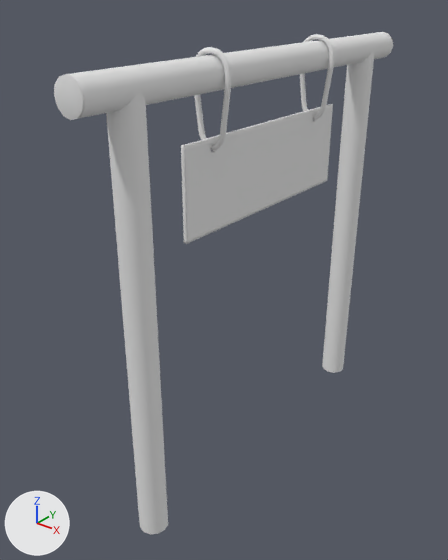
Renders of the OBJ model Assets/Resources/Models/SceneElements/PortalPraia.obj from each side of a commit.
Camera for both pictures: a camera (50 mm lens) standing at (7.03, -10.15, 10.17) and looking at (-0.56, -0.67, 4.29). Every picture has the same lights, and +X, +Y and +Z are marked at lower left. Where no turn or scale is listed for an object, it has been applied to the vertices.

In view in the first picture: 'PortalPraia'.
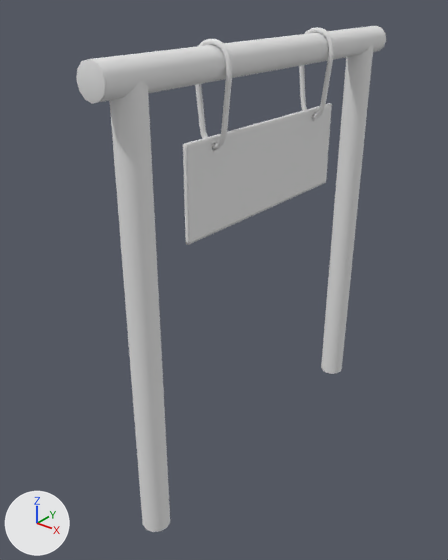
Diff of the bpy script that builds the scene:
```diff
--- a/Assets/Resources/Models/SceneElements/PortalPraia.obj.py
+++ b/Assets/Resources/Models/SceneElements/PortalPraia.obj.py
@@ me_portalpraia @@
 # used by ob_portalpraia; location = (0.0, 0.0, 0.0)
-me_portalpraia.from_pydata(...)  # 1896 vertices, 1872 faces; spans x -0.41..0.42, y -4.73..4.73, z 0.0..9.15
+me_portalpraia.from_pydata(...)  # 1858 vertices, 1834 faces; spans x -0.41..0.41, y -4.33..4.33, z 0.0..9.28
+# me_portalpraia part 1: the loose piece of 62 vertices spanning x -0.3..0.3, y -4.73..4.73, z 8.43..9.03 is scaled about its middle by (0.98, 0.915, 0.98), then moved by (0.0, 0.0, 0.16)
+# me_portalpraia part 2: the loose piece of 370 vertices spanning x -0.04..0.04, y -2.49..2.49, z 5.88..7.65 is rebuilt with 332 vertices and now spans x -0.04..0.04, y -2.44..2.44, z 5.84..7.66
+# me_portalpraia part 3: the loose piece of 60 vertices spanning x -0.3..0.3, y 3.4..4.0, z 0.0..8.73 is rebuilt with 60 vertices and now spans x -0.29..0.3, y 3.33..3.92, z 0.0..8.85
+# me_portalpraia part 4: the loose piece of 60 vertices spanning x -0.3..0.3, y -4.0..-3.4, z 0.0..8.73 is rebuilt with 60 vertices and now spans x -0.29..0.3, y -3.92..-3.33, z 0.0..8.85
+# me_portalpraia part 5: 2 vertices moved within x 0.0..0.26, y 1.69..1.71, z 7.52..9.06; 666 vertices removed from x -0.41..0.42, y 1.66..1.76, z 7.42..9.15; 666 vertices added at x -0.41..0.41, y 1.62..1.73, z 7.43..9.28
+# me_portalpraia part 6: 1 vertex moved within x 0.0, y -1.69, z 7.52; 664 vertices removed from x -0.41..0.42, y -1.76..-1.66, z 7.42..9.15; 664 vertices added at x -0.41..0.41, y -1.73..-1.62, z 7.43..9.28
 me_portalpraia.materials.append(mat_initialshadinggroup)
```

Location of each change, (x1, y1, x2, y2) in pixels of the pictures (448 x 560 px; the box of a moved part takes in the faces that stretch with it):
'PortalPraia', reshaped (9% narrower)
    before: (54, 32, 393, 534)
    after: (76, 26, 386, 532)
part 1 of me_portalpraia, moved or reshaped
    before: (54, 32, 393, 120)
    after: (76, 26, 386, 104)
part 2 of me_portalpraia, rebuilt
    before: (181, 104, 333, 244)
    after: (183, 103, 332, 245)
part 3 of me_portalpraia, rebuilt
    before: (322, 49, 374, 373)
    after: (321, 44, 373, 374)
part 4 of me_portalpraia, rebuilt
    before: (106, 90, 168, 534)
    after: (110, 81, 170, 532)
part 5 of me_portalpraia, moved or reshaped
    before: (300, 34, 334, 120)
    after: (299, 27, 334, 119)
part 6 of me_portalpraia, moved or reshaped
    before: (194, 47, 231, 150)
    after: (195, 39, 232, 149)
